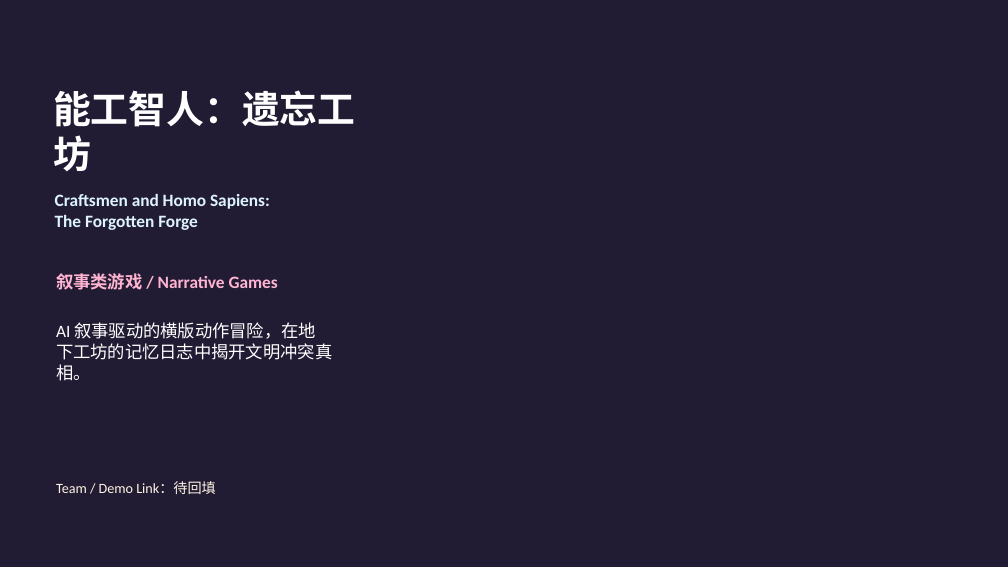
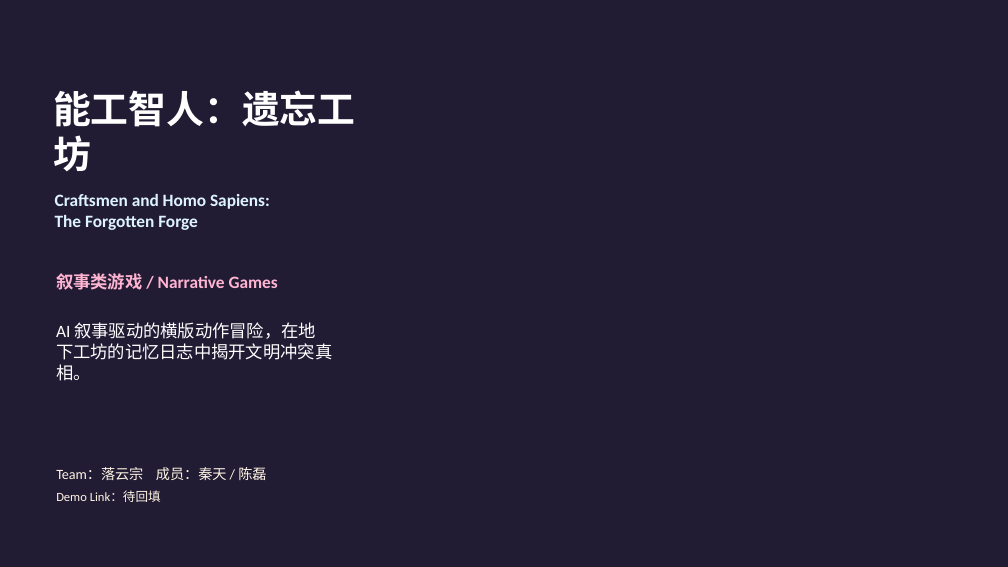
Before and after one commit to youkai-emmison/Craftsmen-and-Homo-sapiens, a slide deck: slide 1 of Submission/project_deck.pptx. Drawn at 1008x567 pixels with LibreOffice and Linux fonts; fonts in the diff are those of the drawing; background and template pictures are left out. Boxes give left, top, right and bottom in pixels: in the first picture for what was removed or moved away, otherwise in the second. Text is boxed around its words. In the diff, an @@ line names an element or a change of style, - is before the commit and + after.

Commit message:
Update submission team info and deck structure

```diff
--- a/Submission/project_deck.pptx
+++ b/Submission/project_deck.pptx
@@ text added at <box>56,467,266,480</box>, 13.5 pt, text #FFF4E4 @@
+Team：落云宗 成员：秦天 / 陈磊
@@ text at <box>56,490,161,502</box>: text changed; size 13.5 to 12 pt @@
-Team / Demo Link：待回填
+Demo Link：待回填
```
Also in this commit, not shown: 6 other slides changed, 1 slide removed, 22 other files.
